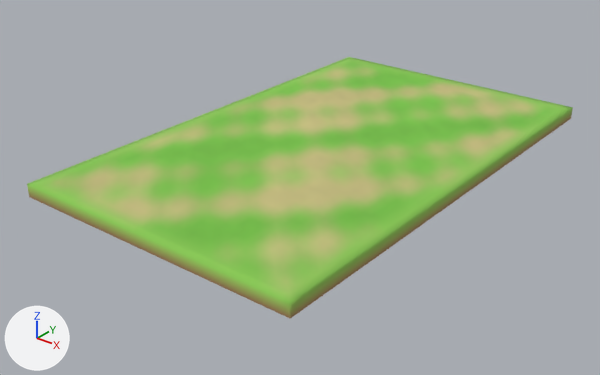
An edit to the glTF model game/assets/models/environment/ground_tile_a.glb, drawn before and after from the same camera.
The view is the same before and after, from a camera (50 mm lens) standing at (12.08, -16.31, 8.47) and looking at (-0.28, -0.86, -1.11). Lighting does not change. The marker at lower left points along +X, +Y and +Z. The first picture is the older version. Where no turn or scale is listed for an object, it has been applied to the vertices. Vertices at exactly the same position are counted once.

In view in the first picture: 'Ground_Tile_A_Surface'.
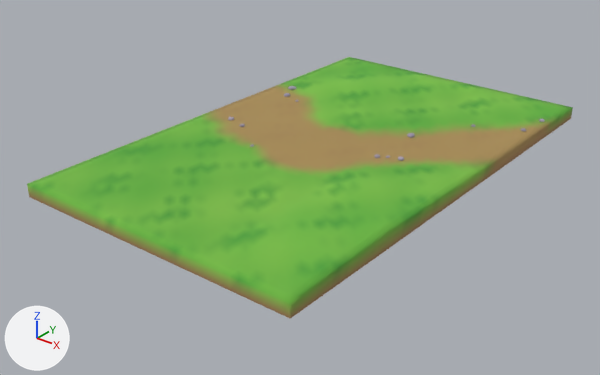
Pixel boxes [x1, y1, x2, y2] of what changed, in the pictures (600 x 375 px; the box of a moved part takes in the faces that stretch with it):
'Ground_Tile_A_Surface', reshaped, recoloured
    both: [27, 57, 573, 318]
'Ground_Tile_A_Pebbles', added
    after: [228, 86, 545, 161]
part 1 of me_ground_tile_a_surface, moved or reshaped
    both: [34, 57, 573, 311]
part 2 of me_ground_tile_a_surface, recoloured
    both: [27, 57, 573, 311]
part 3 of me_ground_tile_a_surface, recoloured
    both: [30, 85, 573, 311]

Patch to the scene script:
```diff
--- a/game/assets/models/environment/ground_tile_a.glb.py
+++ b/game/assets/models/environment/ground_tile_a.glb.py
@@ mat_mat_env_rock @@
+mat_mat_env_rock = bpy.data.materials.new('mat_env_rock')
+# nodes: BsdfPrincipled, Mix, OutputMaterial, VertexColor
+# colours: grey #a9a3b8, mixed with the vertex colours
@@ me_ground_tile_a_surface @@
 # used by ob_ground_tile_a_surface; location = (0.0, 0.0, 0.0)
-me_ground_tile_a_surface.from_pydata(...)  # 1917 vertices, 3664 faces; spans x -4.0..4.0, y -6.5..6.5, z -0.35..0.0
+me_ground_tile_a_surface.from_pydata(...)  # 1917 vertices, 3664 faces; spans x -4.0..4.0, y -6.5..6.5, z -0.35..0.16
+# me_ground_tile_a_surface part 1: 1033 of 1917 vertices moved; they spanned x -3.75..4.0, y -6.25..6.25, z -0.02..0.0 and now span x -3.75..4.0, y -6.25..6.25, z 0.0..0.16; mean shift (0.0, 0.0, 0.05); largest move (-1.5, 4.5, -0.01) -> (-1.5, 4.5, 0.16)
+# me_ground_tile_a_surface part 2: 2681 faces centred in x -4.0..4.0, y -6.5..6.5, z -0.12..0.0 are repainted in the vertex colours; the middle colour goes from green #92c25a to green #6db542
+# me_ground_tile_a_surface part 3: 983 faces centred in x -4.0..4.0, y -6.5..6.5, z -0.23..0.0 are repainted in the vertex colours; the middle colour goes from green #95c15d to brown #a88d56
 me_ground_tile_a_surface.materials.append(mat_mat_env_ground)
@@ me_ground_tile_a_pebbles @@
+me_ground_tile_a_pebbles.from_pydata(...)  # 476 vertices, 896 faces; spans x -3.53..3.84, y -1.55..4.98, z -0.03..0.08
+me_ground_tile_a_pebbles.materials.append(mat_mat_env_rock)
@@ ob_ground_tile_a_pebbles @@
+ob_ground_tile_a_pebbles = bpy.data.objects.new('Ground_Tile_A_Pebbles', me_ground_tile_a_pebbles)
+ob_ground_tile_a_pebbles.location = (0.0, 0.0, 0.0)
```
